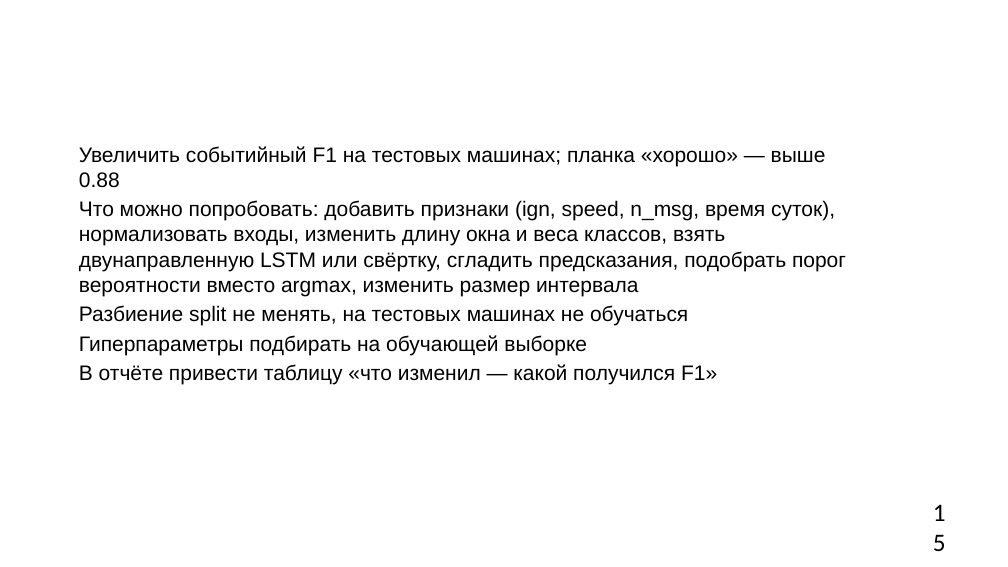
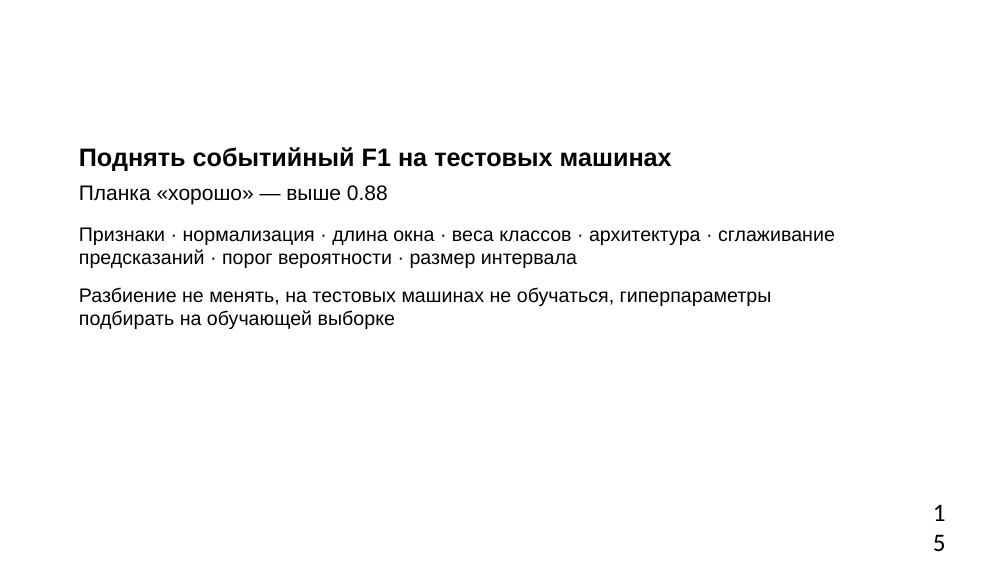
Before and after one commit to hehehelp123/fuel-refuel-lab, a slide deck: slide 15 of Лаба_заправки.pptx. Drawn at 1008x567 pixels with LibreOffice and Linux fonts; fonts in the diff are those of the drawing; background and template pictures are left out. Boxes give left, top, right and bottom in pixels: in the first picture for what was removed or moved away, otherwise in the second. Text is boxed around its words. In the diff, an @@ line names an element or a change of style, - is before the commit and + after.

```diff
--- a/Лаба_заправки.pptx
+++ b/Лаба_заправки.pptx
@@ text at (79,147,835,329): text changed; size 15 to 14 pt @@
-Увеличить событийный F1 на тестовых машинах; планка «хорошо» — выше 0.88
-Что можно попробовать: добавить признаки (ign, speed, n_msg, время суток), нормализовать входы, изменить длину окна и веса классов, взять двунаправленную LSTM или свёртку, сгладить предсказания, подобрать порог вероятности вместо argmax, изменить размер интервала
-Разбиение split не менять, на тестовых машинах не обучаться
-Гиперпараметры подбирать на обучающей выборке
-В отчёте привести таблицу «что изменил — какой получился F1»
+Поднять событийный F1 на тестовых машинах
+Планка «хорошо» — выше 0.88
+Признаки · нормализация · длина окна · веса классов · архитектура · сглаживание предсказаний · порог вероятности · размер интервала
+Разбиение не менять, на тестовых машинах не обучаться, гиперпараметры подбирать на обучающей выборке
```
Also in this commit, not shown: 14 other slides changed, 1 slide added, 1 slide removed, 6 other files.
